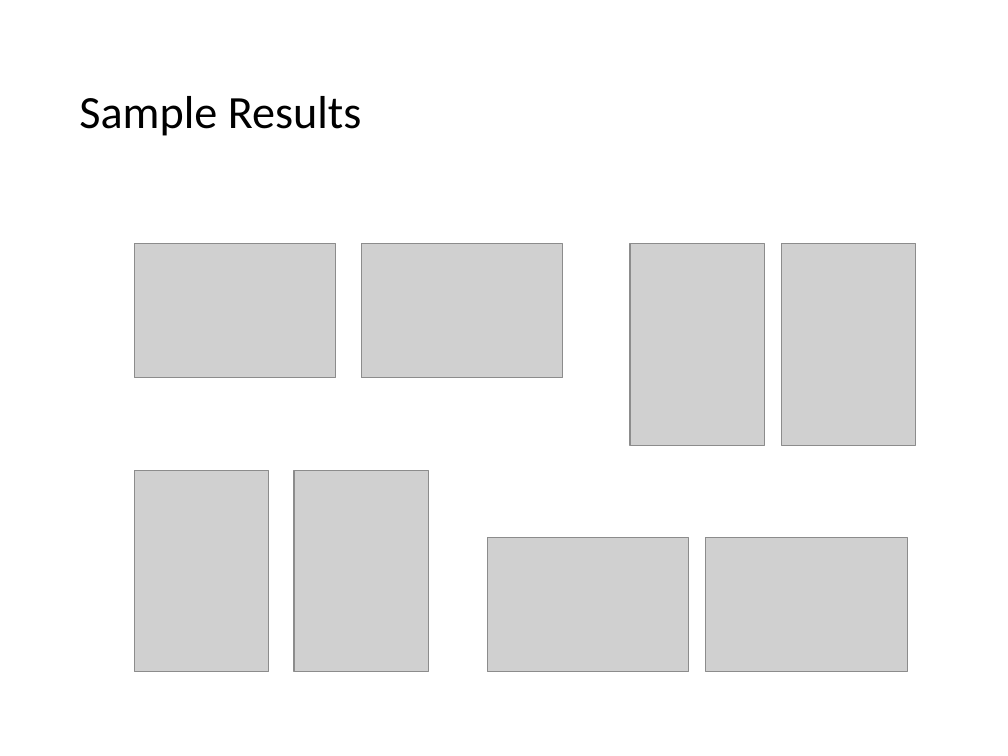
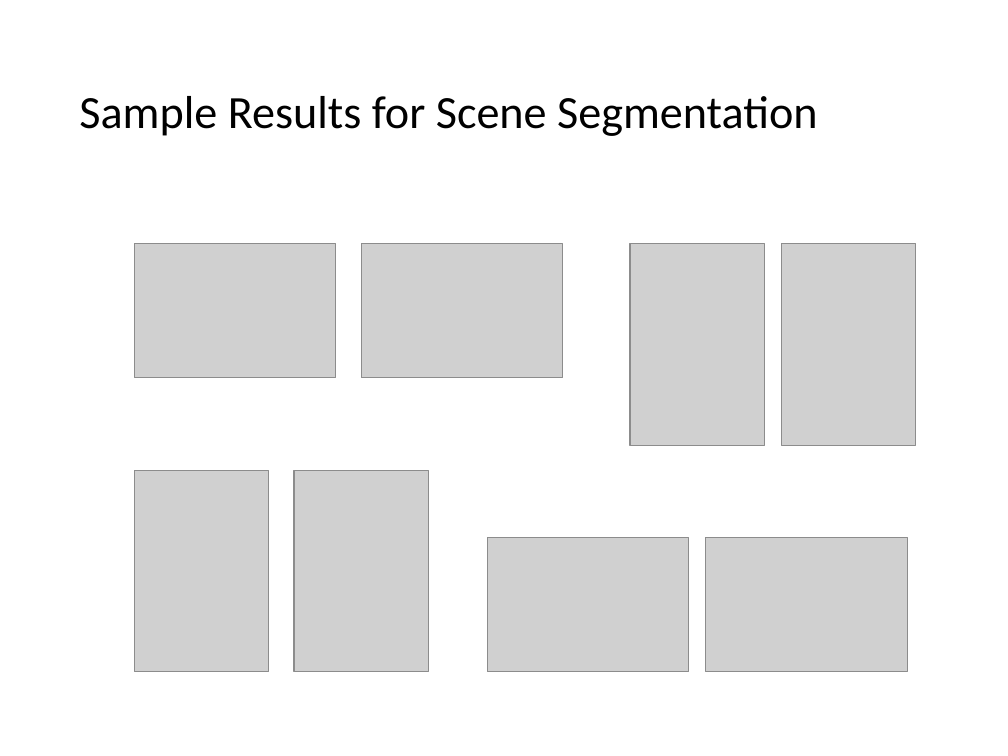
Before and after one commit to cmsc426spring2019/cmsc426spring2019.github.io, a slide deck: slide 31 of lectures/week_2/EM.ppt. Drawn at 1008x756 pixels with LibreOffice and Linux fonts; fonts in the diff are those of the drawing; grey boxes stand for pictures. Boxes give left, top, right and bottom in pixels: in the first picture for what was removed or moved away, otherwise in the second. Text is boxed around its words. In the diff, an @@ line names an element or a change of style, - is before the commit and + after.

```diff
--- a/lectures/week_2/EM.ppt
+++ b/lectures/week_2/EM.ppt
@@ title at [79, 96, 817, 136]: text changed @@
-Sample Results
+Sample Results for Scene Segmentation
```
Also in this commit, not shown: 4 other slides changed, 3 slides added.
